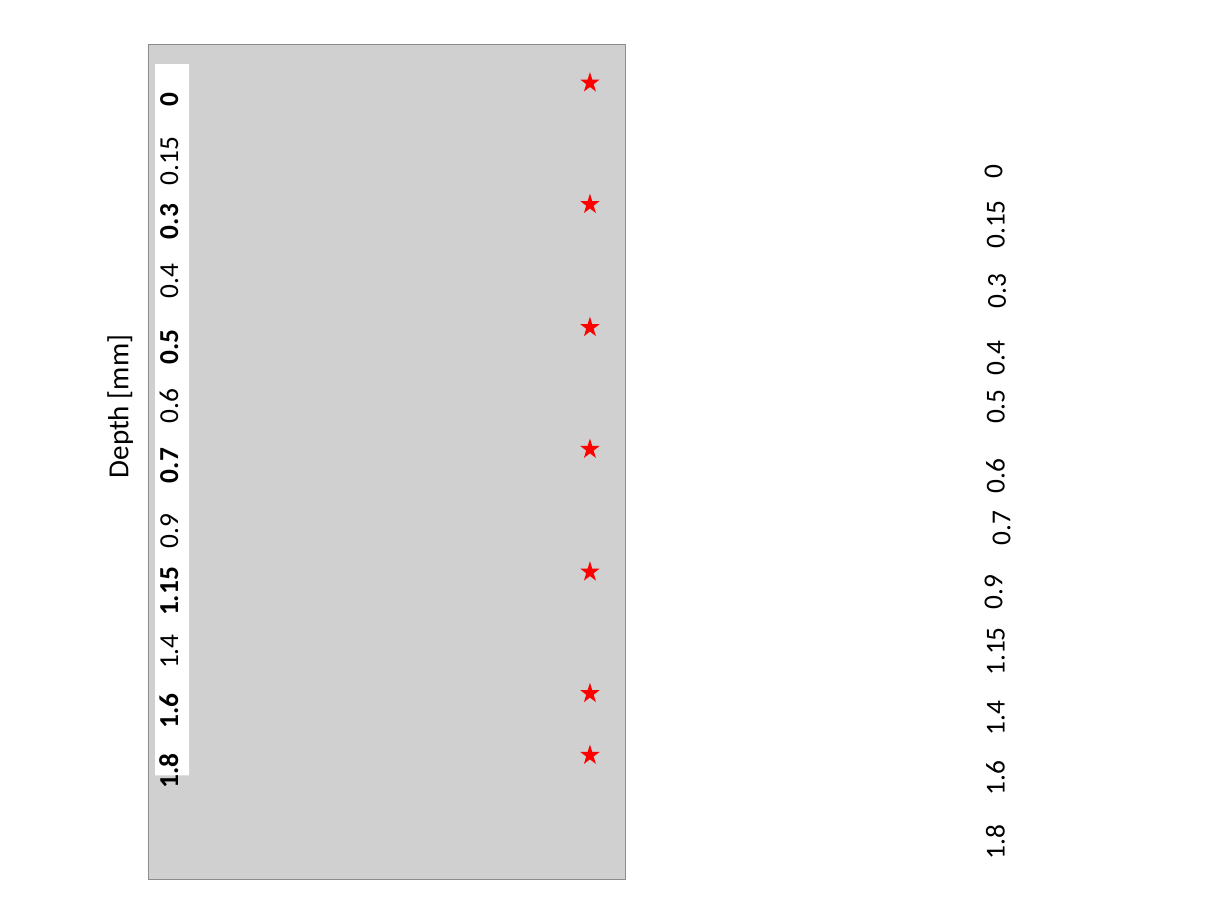
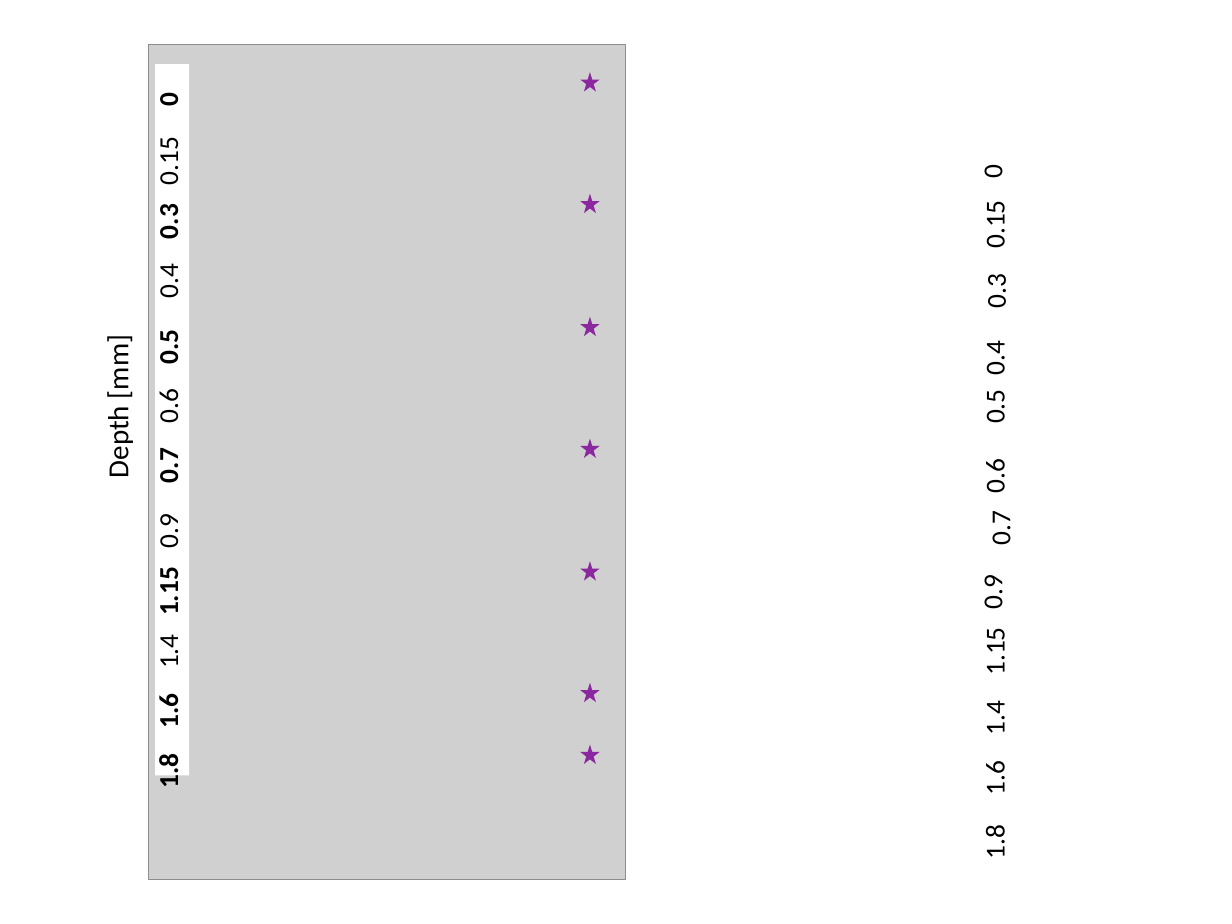
Before and after one commit to laleczka/magisterka, a slide deck: slide 2 of images/grafiki2.pptx. Drawn at 1232x924 pixels with LibreOffice and Linux fonts; fonts in the diff are those of the drawing; grey boxes stand for pictures. Boxes give left, top, right and bottom in pixels: in the first picture for what was removed or moved away, otherwise in the second. Text is boxed around its words. In the diff, an @@ line names an element or a change of style, - is before the commit and + after.

```diff
--- a/images/grafiki2.pptx
+++ b/images/grafiki2.pptx
@@ fill #FF0000 to #8B279F in 7 elements at [580, 73, 600, 92], [580, 193, 600, 213], [580, 317, 600, 336], [580, 439, 600, 458], [580, 562, 600, 582], [580, 683, 600, 702], [580, 744, 600, 764] @@
```
Also in this commit, not shown: 3 other files.
